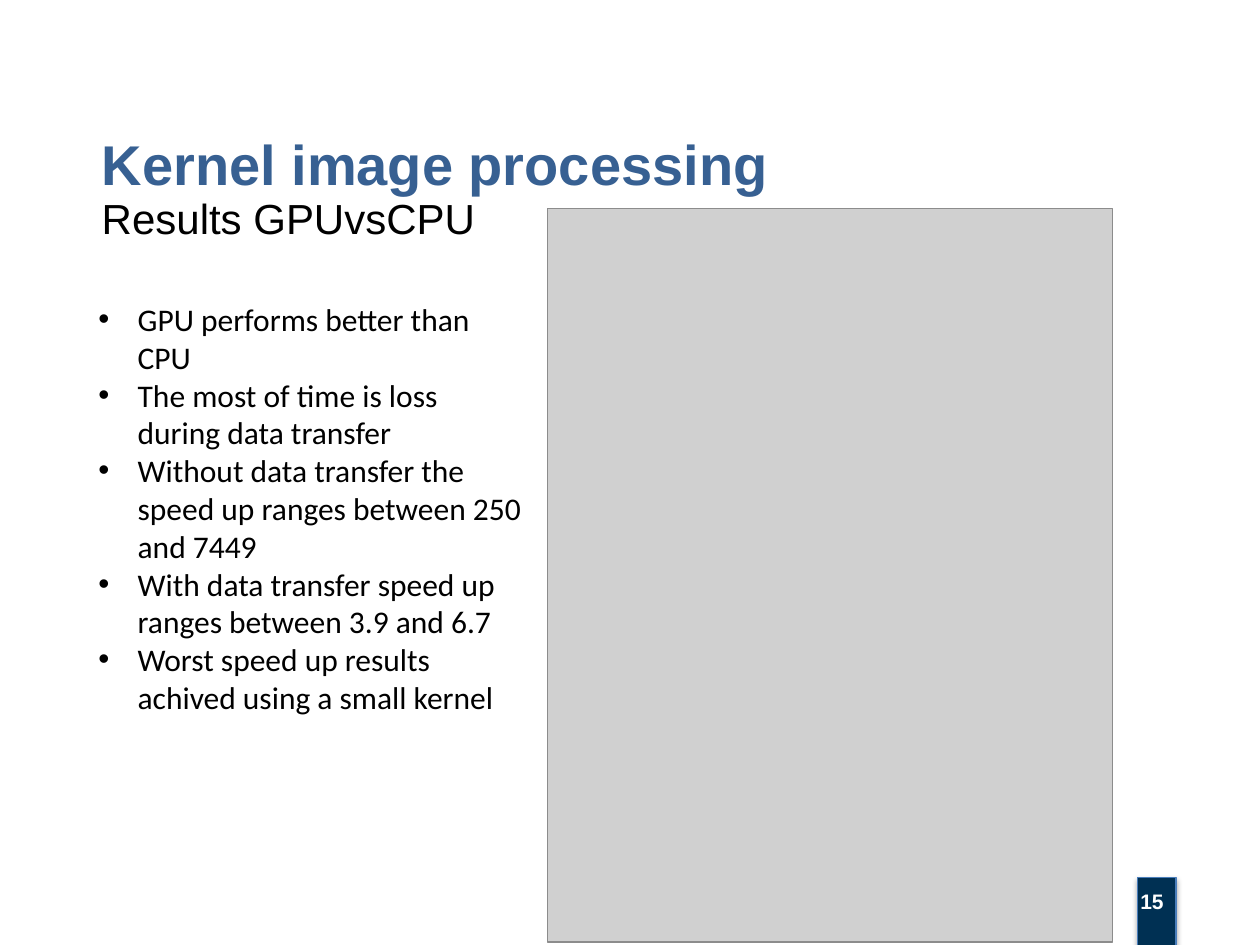
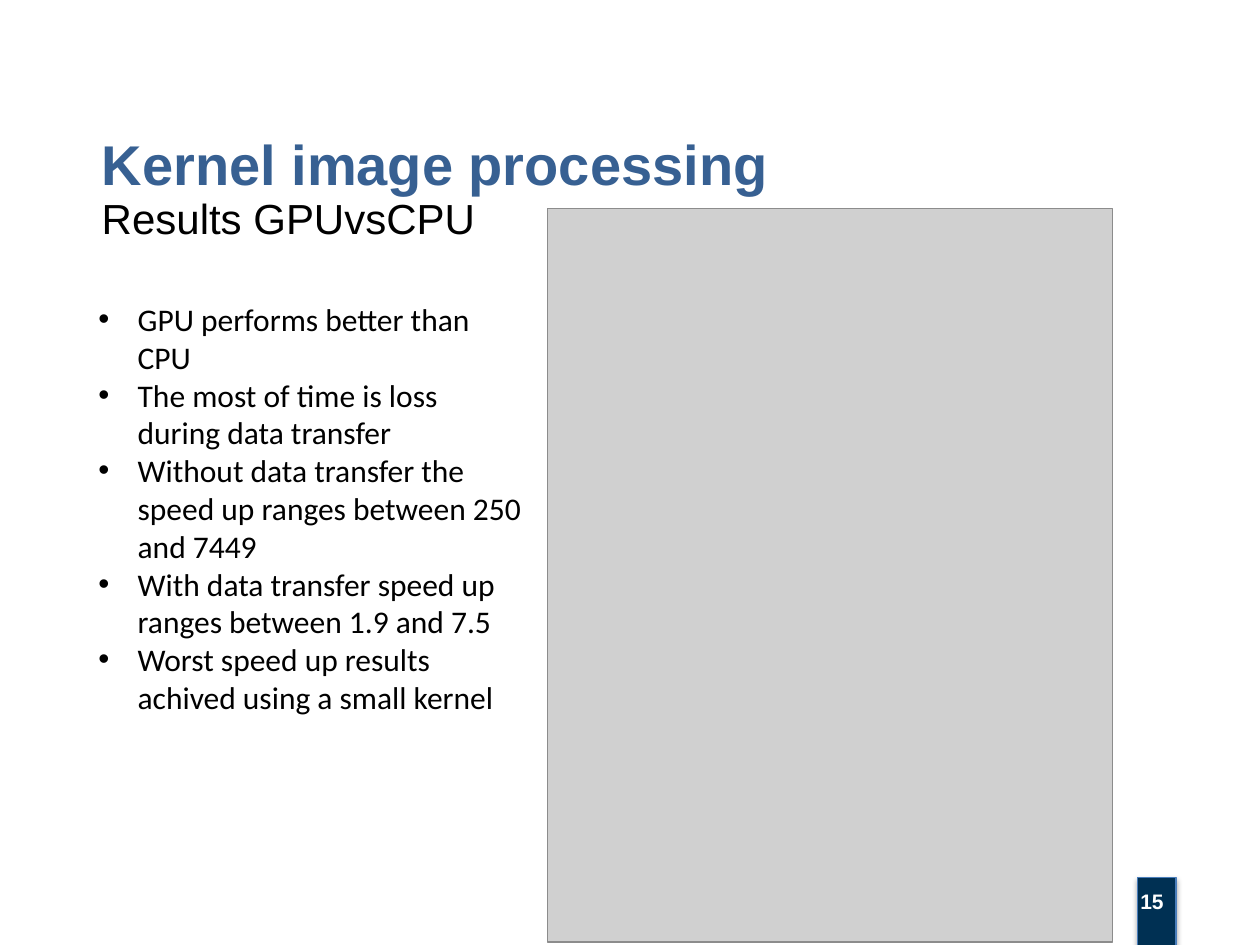
Before and after one commit to villifCoder559/KernelImageProcessing, a slide deck: slide 15 of project_report/kernel_image_processing_presentation.pptx. Drawn at 1260x945 pixels with LibreOffice and Linux fonts; fonts in the diff are those of the drawing; grey boxes stand for pictures; background and template pictures are left out. Boxes give left, top, right and bottom in pixels: in the first picture for what was removed or moved away, otherwise in the second. Text is boxed around its words. In the diff, an @@ line names an element or a change of style, - is before the commit and + after.

```diff
--- a/project_report/kernel_image_processing_presentation.pptx
+++ b/project_report/kernel_image_processing_presentation.pptx
@@ text at [138, 574, 495, 639]: text changed @@
-• With data transfer speed up ranges between 3.9 and 6.7
+• With data transfer speed up ranges between 1.9 and 7.5
```
Also in this commit, not shown: 1 other slide changed.
